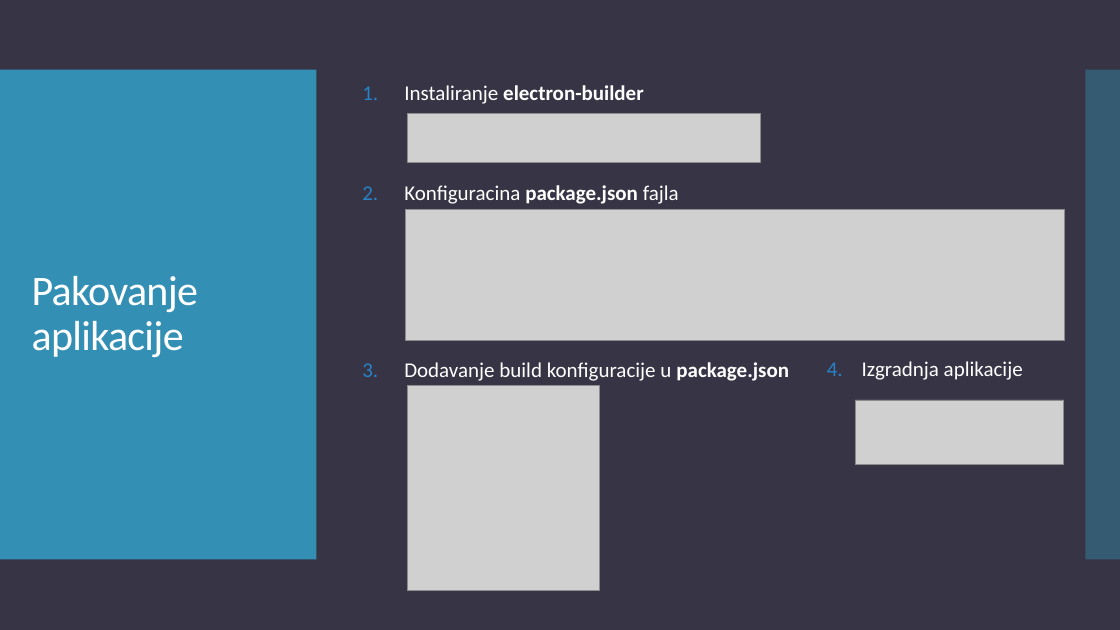
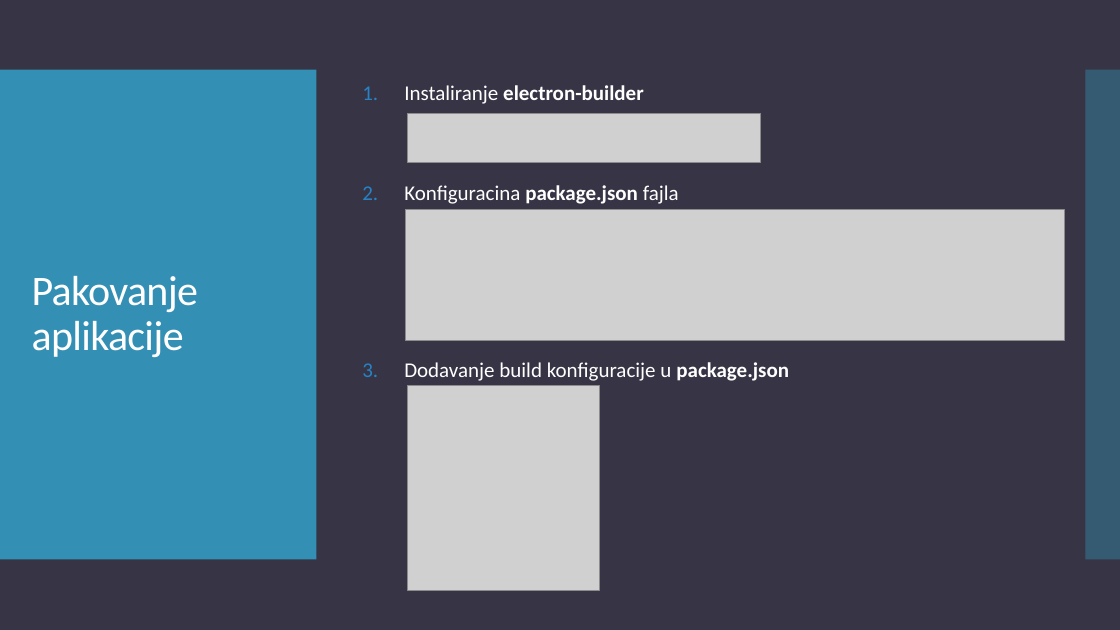
Before and after one commit to teodora18040cvetkovic/electron_react, a slide deck: slide 19 of Electron.pptx (slide 17 before the commit). Drawn at 1120x630 pixels with LibreOffice and Linux fonts; fonts in the diff are those of the drawing; grey boxes stand for pictures. Boxes give left, top, right and bottom in pixels: in the first picture for what was removed or moved away, otherwise in the second. Text is boxed around its words. In the diff, an @@ line names an element or a change of style, - is before the commit and + after.

```diff
--- a/Electron.pptx
+++ b/Electron.pptx
@@ text removed at box(827, 361, 1023, 380) @@
-4. Izgradnja aplikacije
@@ picture removed at box(855, 400, 1065, 465) @@
```
Also in this commit, not shown: 4 other slides changed, 3 slides added, 1 other file.
